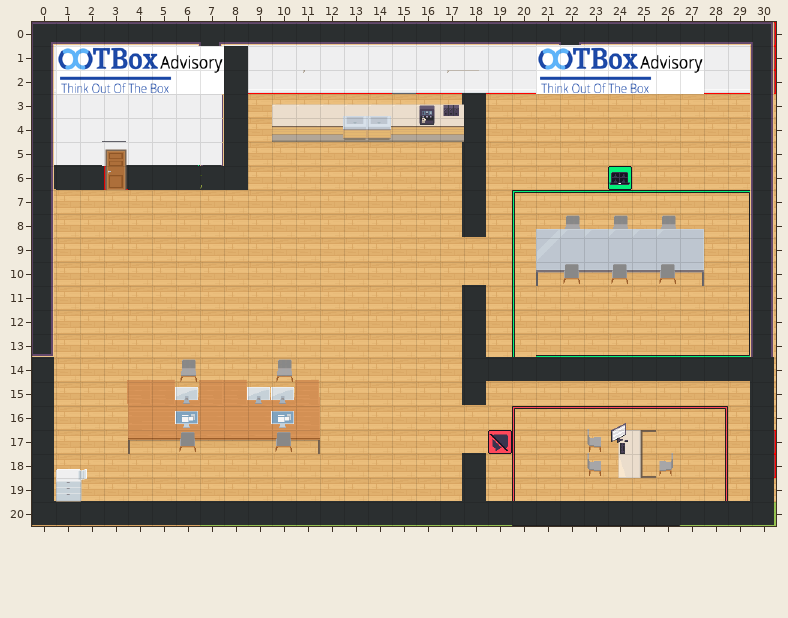
Tiled map (JSON), stored at map.tmj. Above, as it was before the edit.
Cells are 32x32 px. Shown: x 0..30, y 0..20.
The same view after the edit:
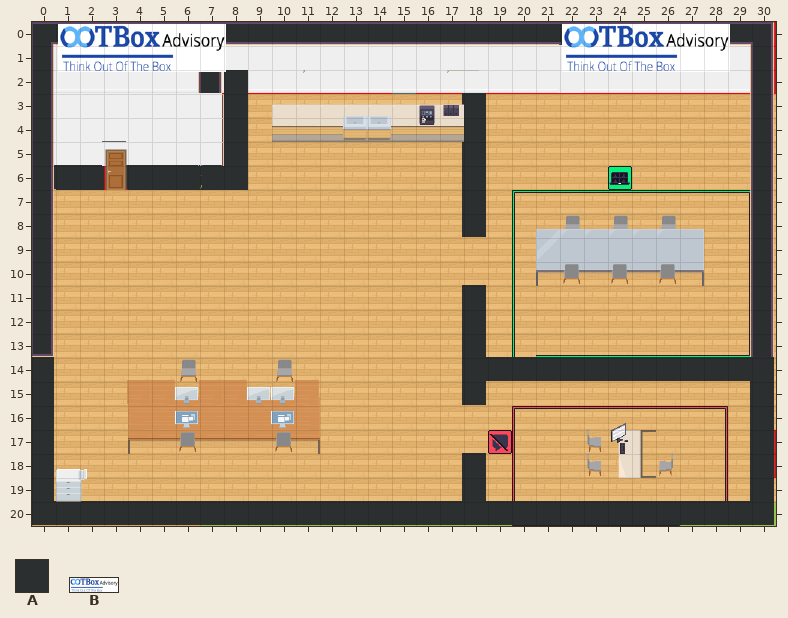
Key: from "WA_Room_Builder": A 100; from "logo_32x32": B 0.
_ is an empty cell.
Author's note on the commit: nouveau logo_2
The edit:
Layer "walls/walls2":
Tile A is gone in row 1 at x 8.
Tile B is gone in row 2 at x 1 and 21.
Layer "above/above2":
Tile B now appears in row 1 at x 1 and 22.
